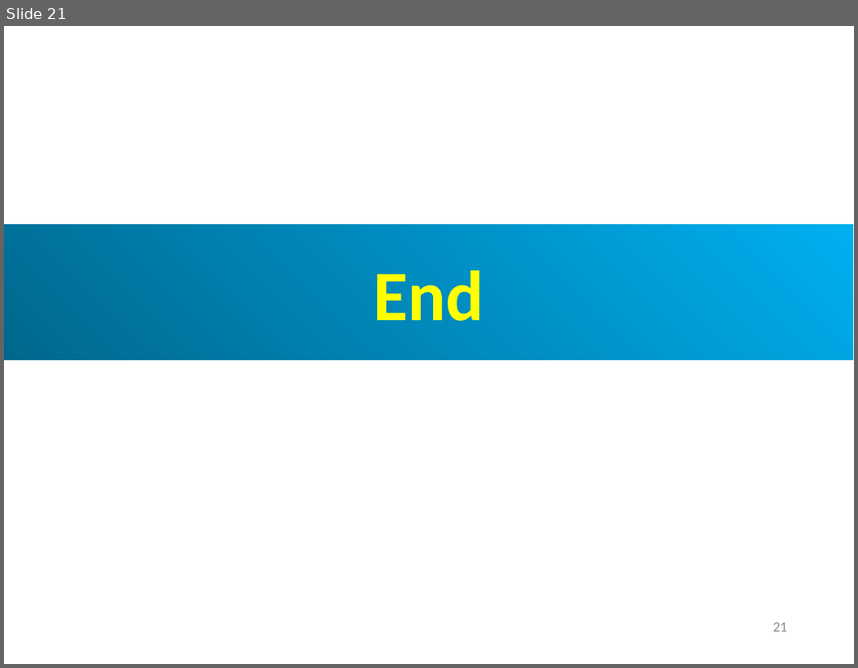
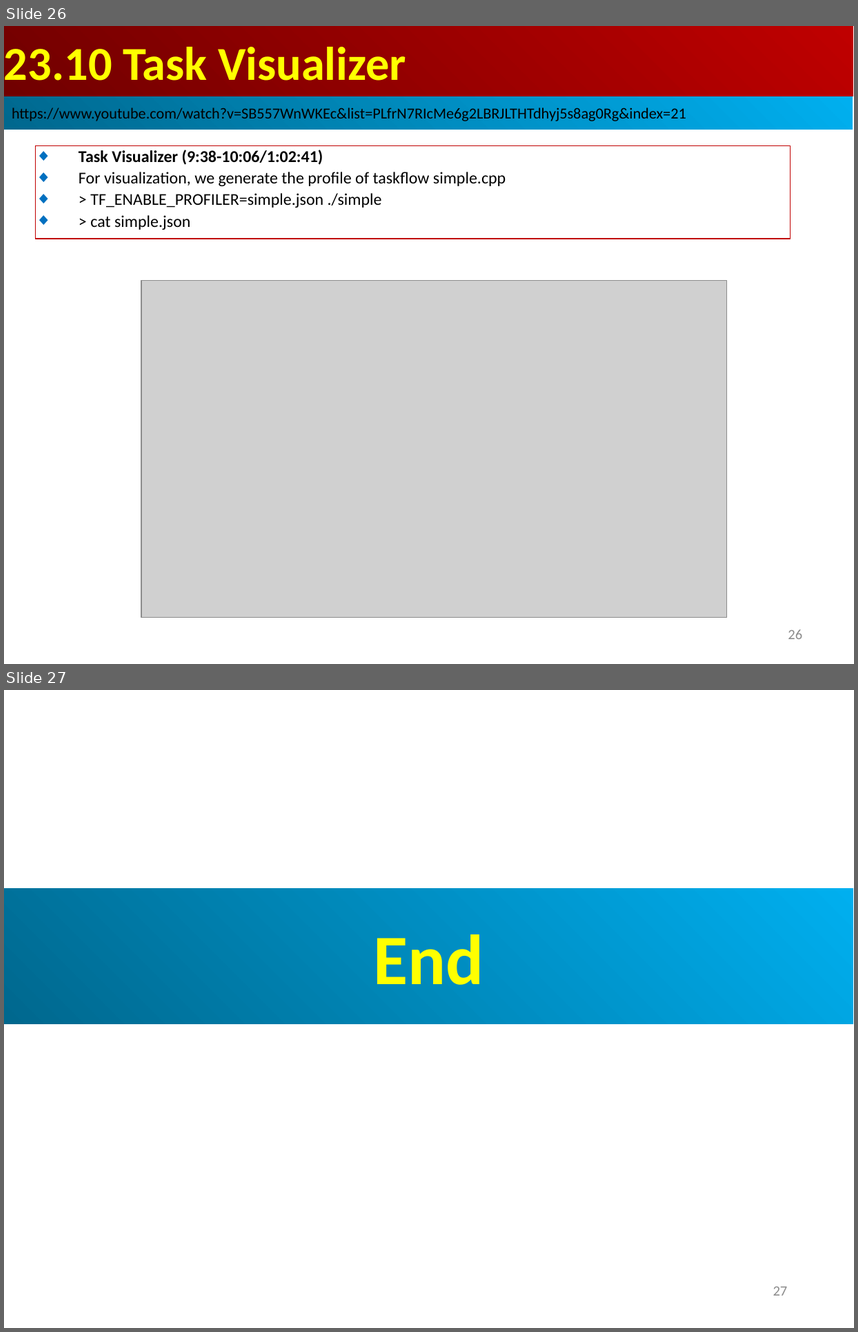
Before and after one commit to peterhchen/AIU_CS800_Chisel, a slide deck: 500_UCSC_HWD/023_Taskflow/000_Video/023.Taskflow.ppt. Shown one above the other, each under a label of ours: slide 21 before the commit, slides 26 and 27 after it. The pictures are 858x668 and 858x1332 pixels, drawn with LibreOffice and Linux fonts; fonts in the diff are those of the drawing; grey boxes stand for pictures. Boxes give left, top, right and bottom in pixels: in the first picture for what was removed or moved away, otherwise in the second. Text is boxed around its words. In the diff, an @@ line names an element or a change of style, - is before the commit and + after.

```diff
--- a/500_UCSC_HWD/023_Taskflow/000_Video/023.Taskflow.ppt
+++ b/500_UCSC_HWD/023_Taskflow/000_Video/023.Taskflow.ppt
@@ slide 26 added at (4, 26, 854, 664), background #FFFFFF @@
@@ rectangle added at (4, 26, 853, 96), fill gradient #BF0000 to #710000, 40 pt, text #FFFF00, bold @@
+23.10 Task Visualizer
@@ rectangle added at (4, 96, 853, 129), fill gradient #00AFEF to #00688E, 13 pt, text #000000 @@
+https://www.youtube.com/watch?v=SB557WnWKEc&list=PLfrN7RIcMe6g2LBRJLTHTdhyj5s8ag0Rg&index=21
@@ rectangle added at (36, 146, 791, 239), outline #C00000 0.74 pt, 14 pt, text #000000 @@
+◆ Task Visualizer (9:38-10:06/1:02:41)
+◆ For visualization, we generate the profile of taskflow simple.cpp
+◆ > TF_ENABLE_PROFILER=simple.json ./simple
+◆ > cat simple.json
@@ picture added at (141, 280, 726, 617) @@
@@ page number added at (788, 629, 802, 639), 12 pt, text #8B8B8B @@
+26
@@ what was slide 21 is now slide 27 @@
@@ page number at (773, 1286, 788, 1295): text changed @@
-21
+27
```
Also in this commit, not shown: 2 slides changed, 5 other slides added.
